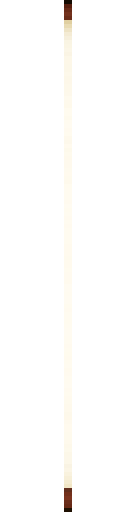
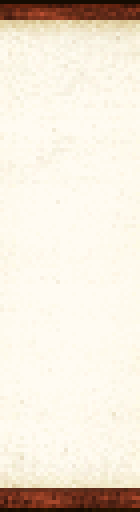
Layers edited between the first and the second 140x512 image:
moved "book_mid" above "图层 2", painted on it over [0, 0, 140, 512]
